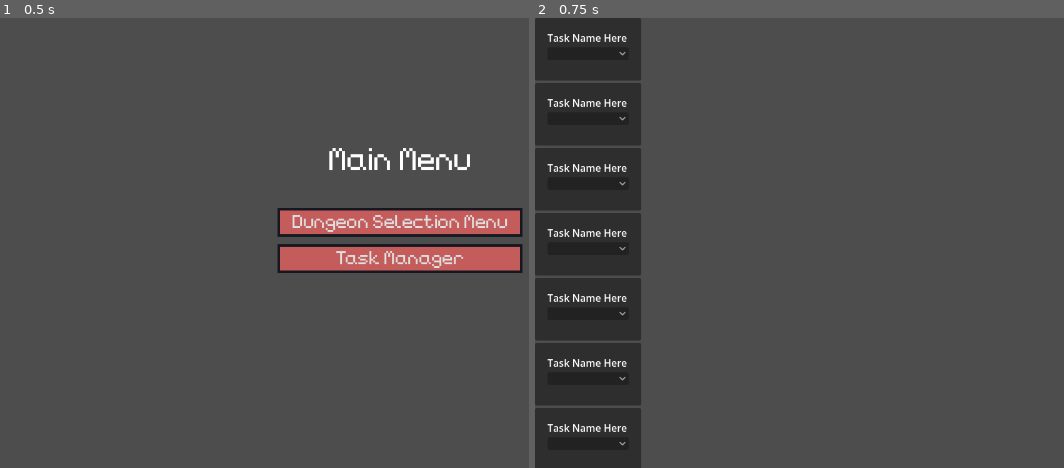
Above: before the commit, frames 1-2 (left to right).
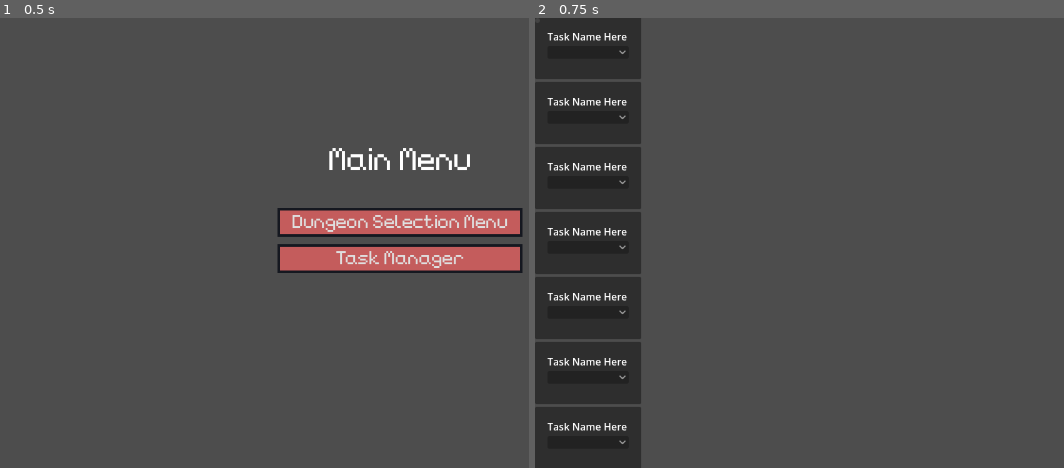
Above: after the commit, the same moments.

Repository: TheHumanMRP/RPG-Life-Tracker
Game: Godot game, scene res://Folders/Systems/Main/Scenes/main_scene.tscn
Two runs of this game, one before a commit and one after it. Both use one fixed random seed, a clock stepped at 60 frames per second and the inputs below. The engine's default icon, where the game draws it, is replaced by a stand-in: a white triangle on a blue panel in a dark square.
Inputs:
- Up to frame 1 (0.5 s): no input
- Up to frame 2 (0.75 s): click "Task Manager" at 0.5 s

Frame 1 is identical in both runs. In frame 2, 1.5% of the frame differs, in the area x 0-21%, y 3-96%.

Commit message:
Auto commit at 2026-09-21 20:48:25

Diff:
--- a/Folders/Systems/Task-Manager/Scenes/task_manager_ui.tscn
+++ b/Folders/Systems/Task-Manager/Scenes/task_manager_ui.tscn
@@ -12,35 +12,46 @@
 grow_vertical = 2
 script = ExtResource("1_tv5vg")
 
-[node name="VBoxContainer" type="VBoxContainer" parent="." unique_id=2138300449]
+[node name="VScrollBar" type="VScrollBar" parent="." unique_id=1683739116]
 layout_mode = 0
-offset_right = 170.0
-offset_bottom = 932.0
+offset_right = 8.0
+offset_bottom = 8.0
+
+[node name="VBoxContainer" type="VBoxContainer" parent="VScrollBar" unique_id=2138300449]
+layout_mode = 1
+anchors_preset = 15
+anchor_right = 1.0
+anchor_bottom = 1.0
+offset_top = -106.0
+offset_right = 162.0
+offset_bottom = 818.0
+grow_horizontal = 2
+grow_vertical = 2
 alignment = 1
 
-[node name="Task_Entry_Scene" parent="VBoxContainer" unique_id=465403137 instance=ExtResource("2_tv5vg")]
+[node name="Task_Entry_Scene" parent="VScrollBar/VBoxContainer" unique_id=465403137 instance=ExtResource("2_tv5vg")]
 layout_mode = 2
 
-[node name="Task_Entry_Scene2" parent="VBoxContainer" unique_id=738504402 instance=ExtResource("2_tv5vg")]
+[node name="Task_Entry_Scene2" parent="VScrollBar/VBoxContainer" unique_id=738504402 instance=ExtResource("2_tv5vg")]
 layout_mode = 2
 
-[node name="Task_Entry_Scene3" parent="VBoxContainer" unique_id=965431327 instance=ExtResource("2_tv5vg")]
+[node name="Task_Entry_Scene3" parent="VScrollBar/VBoxContainer" unique_id=965431327 instance=ExtResource("2_tv5vg")]
 layout_mode = 2
 
-[node name="Task_Entry_Scene4" parent="VBoxContainer" unique_id=1762343041 instance=ExtResource("2_tv5vg")]
+[node name="Task_Entry_Scene4" parent="VScrollBar/VBoxContainer" unique_id=1762343041 instance=ExtResource("2_tv5vg")]
 layout_mode = 2
 
-[node name="Task_Entry_Scene5" parent="VBoxContainer" unique_id=536277269 instance=ExtResource("2_tv5vg")]
+[node name="Task_Entry_Scene5" parent="VScrollBar/VBoxContainer" unique_id=536277269 instance=ExtResource("2_tv5vg")]
 layout_mode = 2
 
-[node name="Task_Entry_Scene6" parent="VBoxContainer" unique_id=373919441 instance=ExtResource("2_tv5vg")]
+[node name="Task_Entry_Scene6" parent="VScrollBar/VBoxContainer" unique_id=373919441 instance=ExtResource("2_tv5vg")]
 layout_mode = 2
 
-[node name="Task_Entry_Scene7" parent="VBoxContainer" unique_id=1022147690 instance=ExtResource("2_tv5vg")]
+[node name="Task_Entry_Scene7" parent="VScrollBar/VBoxContainer" unique_id=1022147690 instance=ExtResource("2_tv5vg")]
 layout_mode = 2
 
-[node name="Task_Entry_Scene8" parent="VBoxContainer" unique_id=740995480 instance=ExtResource("2_tv5vg")]
+[node name="Task_Entry_Scene8" parent="VScrollBar/VBoxContainer" unique_id=740995480 instance=ExtResource("2_tv5vg")]
 layout_mode = 2
 
-[node name="Task_Entry_Scene9" parent="VBoxContainer" unique_id=997668158 instance=ExtResource("2_tv5vg")]
+[node name="Task_Entry_Scene9" parent="VScrollBar/VBoxContainer" unique_id=997668158 instance=ExtResource("2_tv5vg")]
 layout_mode = 2
